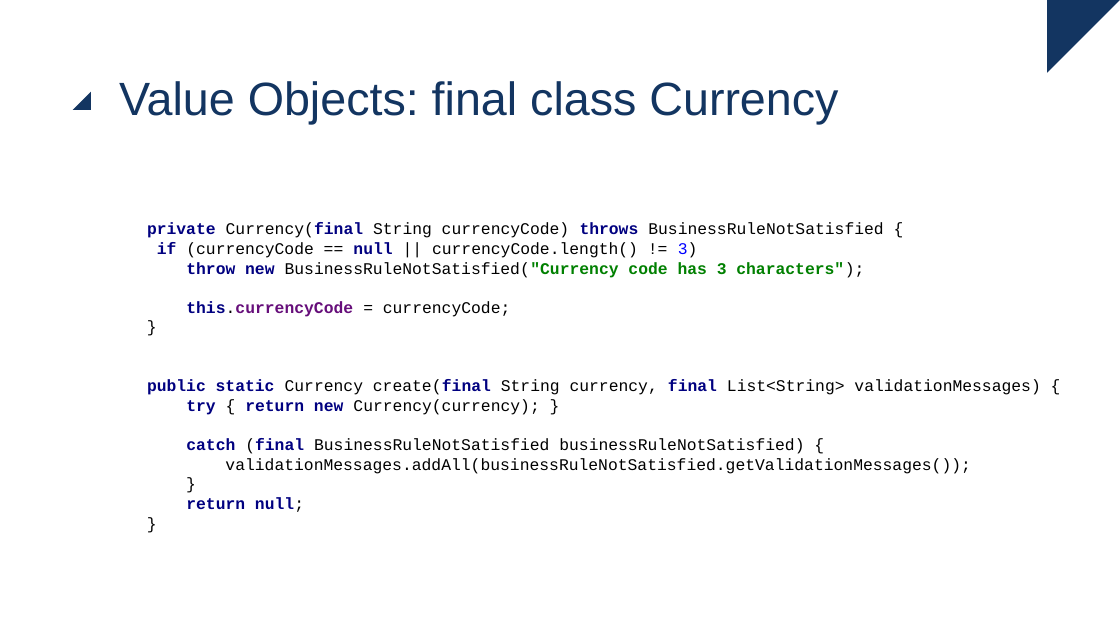
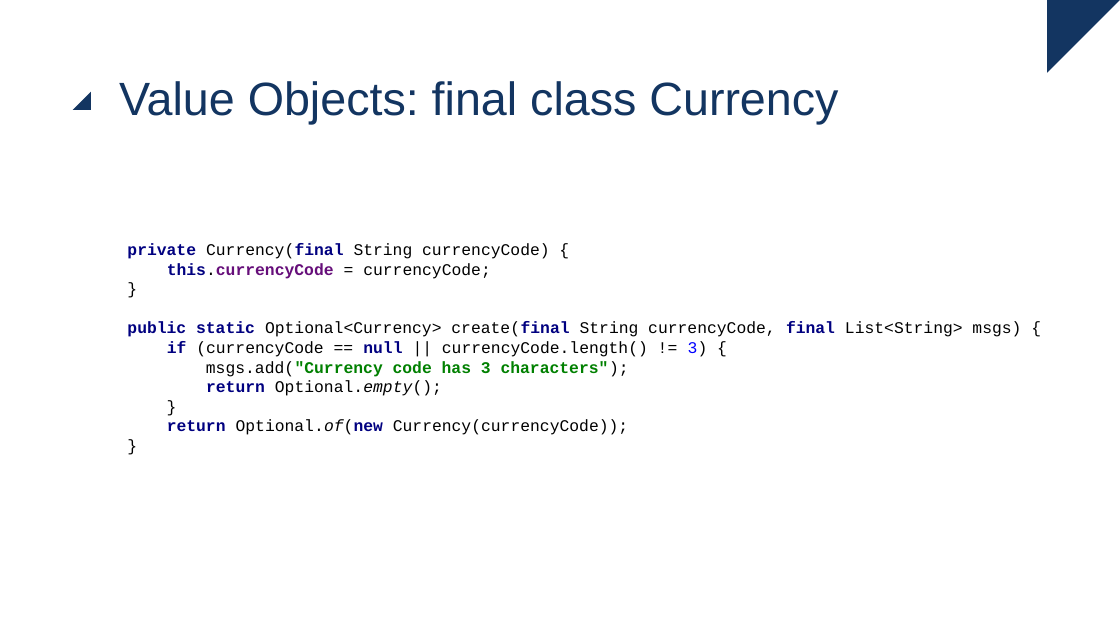
Before and after one commit to ingmars1709/ddd, a slide deck: slide 20 of ddd.pptx. Drawn at 1120x630 pixels with LibreOffice and Linux fonts; fonts in the diff are those of the drawing. Boxes give left, top, right and bottom in pixels: in the first picture for what was removed or moved away, otherwise in the second. Text is boxed around its words. In the diff, an @@ line names an element or a change of style, - is before the commit and + after.

Commit message:
Currency example

```diff
--- a/ddd.pptx
+++ b/ddd.pptx
@@ text removed at (147,222,1040,512) @@
-private Currency(final String currencyCode) throws BusinessRuleNotSatisfied {
-if (currencyCode == null || currencyCode.length() != 3)
-throw new BusinessRuleNotSatisfied("Currency code has 3 characters");
-this.currencyCode = currencyCode;
-}
-public static Currency create(final String currency, final List<String> validationMessages) {
-try { return new Currency(currency); }
-catch (final BusinessRuleNotSatisfied businessRuleNotSatisfied) {
-validationMessages.addAll(businessRuleNotSatisfied.getValidationMessages());
-}
-return null;
-}
@@ text added at (127,243,1021,435), 14 pt, text #000000 @@
+private Currency(final String currencyCode) {
+this.currencyCode = currencyCode;
+}
+public static Optional<Currency> create(final String currencyCode, final List<String> msgs) {
+if (currencyCode == null || currencyCode.length() != 3) {
+msgs.add("Currency code has 3 characters");
+return Optional.empty();
+}
+return Optional.of(new Currency(currencyCode));
+}
```
